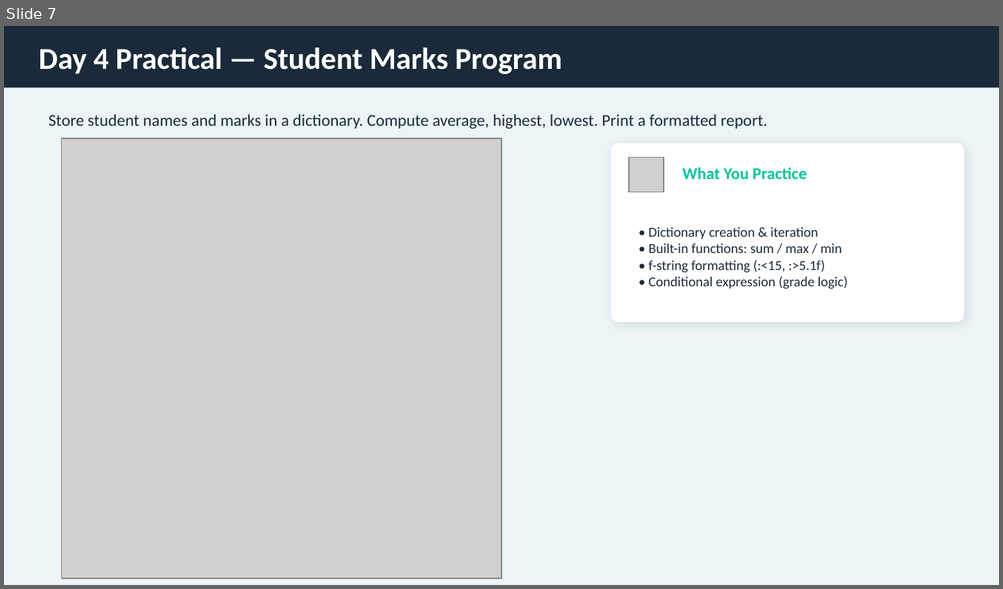
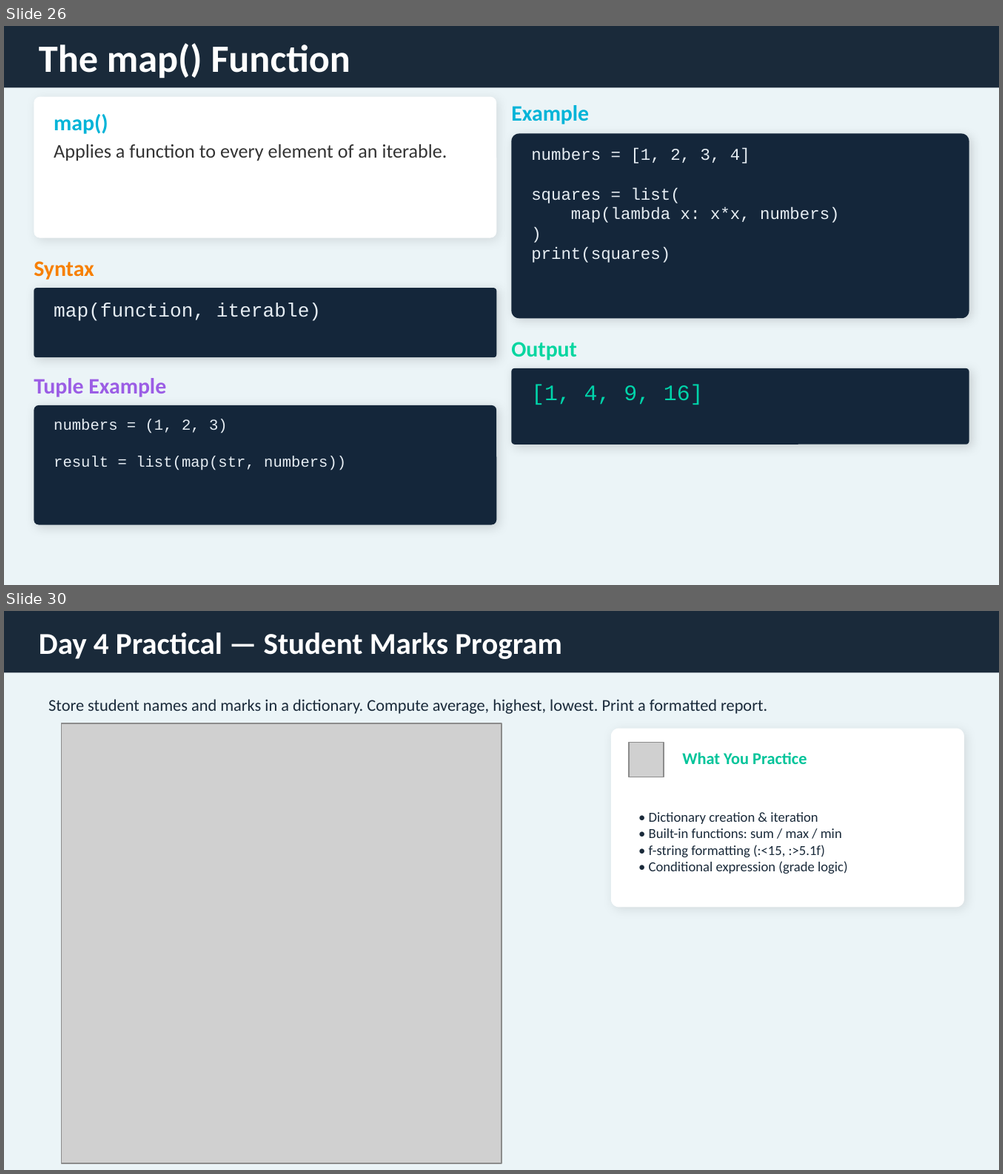
Before and after one commit to GursimranjeetSingh/2b-Academy, a slide deck: Presentations/Week2_Python_Bootcamp.pptx. Shown one above the other, each under a label of ours: slide 7 before the commit, slides 26 and 30 after it; the slides between them are not shown. The pictures are 1003x589 and 1003x1174 pixels, drawn with LibreOffice and Linux fonts; fonts in the diff are those of the drawing; grey boxes stand for pictures. Boxes give left, top, right and bottom in pixels: in the first picture for what was removed or moved away, otherwise in the second. Text is boxed around its words. In the diff, an @@ line names an element or a change of style, - is before the commit and + after.

```diff
--- a/Presentations/Week2_Python_Bootcamp.pptx
+++ b/Presentations/Week2_Python_Bootcamp.pptx
@@ slide 26 added at <box>4,26,999,585</box>, background #EBF4F7 @@
@@ rectangle added at <box>4,26,999,87</box>, fill #1A2A3A @@
@@ text added at <box>39,43,350,79</box>, 28 pt, text #FFFFFF, bold @@
+The map() Function
@@ rounded rectangle added at <box>34,96,496,238</box>, fill #FFFFFF @@
@@ text added at <box>54,114,447,161</box>, 14 pt, text #333333 @@
+map()
+Applies a function to every element of an iterable.
@@ text added at <box>511,105,589,124</box>, 16 pt, text #00B4D8, bold @@
+Example
@@ rounded rectangle added at <box>511,133,969,318</box>, fill #14263A @@
@@ text added at <box>531,148,839,263</box>, 12 pt, text #E6EDF3 @@
+numbers = [1, 2, 3, 4]
+squares = list(
+map(lambda x: x*x, numbers)
+)
+print(squares)
@@ text added at <box>34,261,94,280</box>, 16 pt, text #F77F00, bold @@
+Syntax
@@ rounded rectangle added at <box>34,289,496,358</box>, fill #14263A @@
@@ text added at <box>54,304,321,321</box>, 14 pt, text #E6EDF3 @@
+map(function, iterable)
@@ text added at <box>511,342,577,360</box>, 16 pt, text #06D6A0, bold @@
+Output
@@ text added at <box>34,378,166,397</box>, 16 pt, text #9B5DE5, bold @@
+Tuple Example
@@ rounded rectangle added at <box>511,368,969,445</box>, fill #14263A @@
@@ text added at <box>531,384,703,405</box>, 16 pt, text #00D4AA @@
+[1, 4, 9, 16]
@@ rounded rectangle added at <box>34,406,496,526</box>, fill #14263A @@
@@ text added at <box>54,420,346,471</box>, 11 pt, text #E6EDF3 @@
+numbers = (1, 2, 3)
+result = list(map(str, numbers))
@@ what was slide 7 is now slide 30 @@
```
Also in this commit, not shown: 14 slides changed, 55 other slides added, 3 slides removed, 1 other file.
